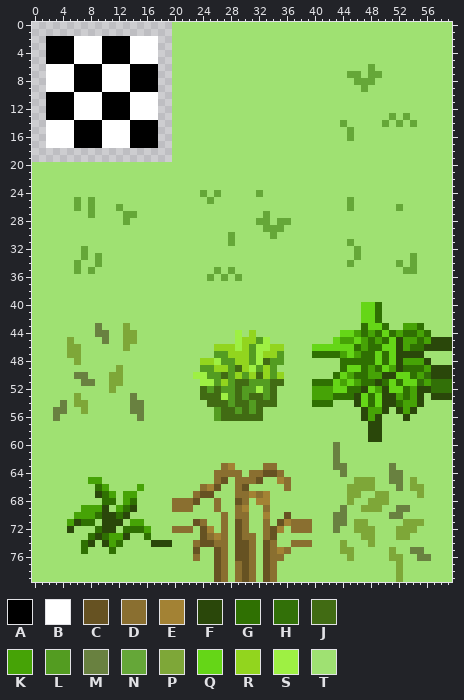
Sprite sheet: Underborn/tilesets/tile_set/output_tileset.png. This is how it looked before the edit.
The file is 60x80 pixels.
Palette (. is transparent): A #000000  B #ffffff  C #665222  D #8a6f30  E #a38234  F #2a470a  G #2f7002  H #327008  J #416b13  K #46a306  L #539c21  M #698140  N #65a738  P #7ea738  Q #65d617  R #92d51e  S #9ef043  T #9fe172
Pixels before, first column x 0:
 0 ....................TTTTTTTTTTTTTTTTTTTTTTTTTTTTTTTTTTTTTTTT
 1 ....................TTTTTTTTTTTTTTTTTTTTTTTTTTTTTTTTTTTTTTTT
 2 ..AAAABBBBAAAABBBB..TTTTTTTTTTTTTTTTTTTTTTTTTTTTTTTTTTTTTTTT
 3 ..AAAABBBBAAAABBBB..TTTTTTTTTTTTTTTTTTTTTTTTTTTTTTTTTTTTTTTT
 4 ..AAAABBBBAAAABBBB..TTTTTTTTTTTTTTTTTTTTTTTTTTTTTTTTTTTTTTTT
 5 ..AAAABBBBAAAABBBB..TTTTTTTTTTTTTTTTTTTTTTTTTTTTTTTTTTTTTTTT
 6 ..BBBBAAAABBBBAAAA..TTTTTTTTTTTTTTTTTTTTTTTTTTTTNTTTTTTTTTTT
 7 ..BBBBAAAABBBBAAAA..TTTTTTTTTTTTTTTTTTTTTTTTTNNTNNTTTTTTTTTT
 8 ..BBBBAAAABBBBAAAA..TTTTTTTTTTTTTTTTTTTTTTTTTTNNNTTTTTTTTTTT
 9 ..BBBBAAAABBBBAAAA..TTTTTTTTTTTTTTTTTTTTTTTTTTTNTTTTTTTTTTTT
10 ..AAAABBBBAAAABBBB..TTTTTTTTTTTTTTTTTTTTTTTTTTTTTTTTTTTTTTTT
11 ..AAAABBBBAAAABBBB..TTTTTTTTTTTTTTTTTTTTTTTTTTTTTTTTTTTTTTTT
12 ..AAAABBBBAAAABBBB..TTTTTTTTTTTTTTTTTTTTTTTTTTTTTTTTTTTTTTTT
13 ..AAAABBBBAAAABBBB..TTTTTTTTTTTTTTTTTTTTTTTTTTTTTTTNTNTTTTTT
14 ..BBBBAAAABBBBAAAA..TTTTTTTTTTTTTTTTTTTTTTTTNTTTTTNTNTNTTTTT
15 ..BBBBAAAABBBBAAAA..TTTTTTTTTTTTTTTTTTTTTTTTTNTTTTTTTTTTTTTT
16 ..BBBBAAAABBBBAAAA..TTTTTTTTTTTTTTTTTTTTTTTTTNTTTTTTTTTTTTTT
17 ..BBBBAAAABBBBAAAA..TTTTTTTTTTTTTTTTTTTTTTTTTTTTTTTTTTTTTTTT
18 ....................TTTTTTTTTTTTTTTTTTTTTTTTTTTTTTTTTTTTTTTT
19 ....................TTTTTTTTTTTTTTTTTTTTTTTTTTTTTTTTTTTTTTTT
20 TTTTTTTTTTTTTTTTTTTTTTTTTTTTTTTTTTTTTTTTTTTTTTTTTTTTTTTTTTTT
21 TTTTTTTTTTTTTTTTTTTTTTTTTTTTTTTTTTTTTTTTTTTTTTTTTTTTTTTTTTTT
22 TTTTTTTTTTTTTTTTTTTTTTTTTTTTTTTTTTTTTTTTTTTTTTTTTTTTTTTTTTTT
23 TTTTTTTTTTTTTTTTTTTTTTTTTTTTTTTTTTTTTTTTTTTTTTTTTTTTTTTTTTTT
24 TTTTTTTTTTTTTTTTTTTTTTTTNTNTTTTTNTTTTTTTTTTTTTTTTTTTTTTTTTTT
25 TTTTTTNTNTTTTTTTTTTTTTTTTNTTTTTTTTTTTTTTTTTTTNTTTTTTTTTTTTTT
26 TTTTTTNTNTTTNTTTTTTTTTTTTTTTTTTTTTTTTTTTTTTTTNTTTTTTNTTTTTTT
27 TTTTTTTTNTTTTNNTTTTTTTTTTTTTTTTTTNTTTTTTTTTTTTTTTTTTTTTTTTTT
28 TTTTTTTTTTTTTNTTTTTTTTTTTTTTTTTTNNTNNTTTTTTTTTTTTTTTTTTTTTTT
29 TTTTTTTTTTTTTTTTTTTTTTTTTTTTTTTTTNNNTTTTTTTTTTTTTTTTTTTTTTTT
30 TTTTTTTTTTTTTTTTTTTTTTTTTTTTNTTTTTNTTTTTTTTTTTTTTTTTTTTTTTTT
31 TTTTTTTTTTTTTTTTTTTTTTTTTTTTNTTTTTTTTTTTTTTTTNTTTTTTTTTTTTTT
32 TTTTTTTNTTTTTTTTTTTTTTTTTTTTTTTTTTTTTTTTTTTTTTNTTTTTTTTTTTTT
33 TTTTTTTNTNTTTTTTTTTTTTTTTTTTTTTTTTTTTTTTTTTTTTNTTTTTTTNTTTTT
34 TTTTTTNTTNTTTTTTTTTTTTTTTTTTTTTTTTTTTTTTTTTTTNTTTTTTNTNTTTTT
35 TTTTTTNTNTTTTTTTTTTTTTTTTTNTNTTTTTTTTTTTTTTTTTTTTTTTTNNTTTTT
36 TTTTTTTTTTTTTTTTTTTTTTTTTNTNTNTTTTTTTTTTTTTTTTTTTTTTTTTTTTTT
37 TTTTTTTTTTTTTTTTTTTTTTTTTTTTTTTTTTTTTTTTTTTTTTTTTTTTTTTTTTTT
38 TTTTTTTTTTTTTTTTTTTTTTTTTTTTTTTTTTTTTTTTTTTTTTTTTTTTTTTTTTTT
39 TTTTTTTTTTTTTTTTTTTTTTTTTTTTTTTTTTTTTTTTTTTTTTTTTTTTTTTTTTTT
40 TTTTTTTTTTTTTTTTTTTTTTTTTTTTTTTTTTTTTTTTTTTTTTTQQGTTTTTTTTTT
41 TTTTTTTTTTTTTTTTTTTTTTTTTTTTTTTTTTTTTTTTTTTTTTTQQGTTTTTTTTTT
42 TTTTTTTTTTTTTTTTTTTTTTTTTTTTTTTTTTTTTTTTTTTTTTTQQGTTTTTTTTTT
43 TTTTTTTTTMTTTPTTTTTTTTTTTTTTTTTTTTTTTTTTTTTTTTTGQQGTTKKGTTTT
44 TTTTTTTTTMMTTPPTTTTTTTTTTTTTTSTRTTTTTTTTTTTTQQKGKGQGKGGKGTTT
45 TTTTTPTTTTMTTPPTTTTTTTTTTTTTTSRRLSTTTTTTTTTQKKQKGKGQFKKGKFFF
46 TTTTTPPTTTTTTPTTTTTTTTTTTTRRRSRLSSRRTTTTQQQQQQGKGGQQFKGGFFFF
47 TTTTTPPTTTTTTTTTTTTTTTTTTTLLRRRLSRRLTTTTGGGGKQKGGQGQFFFFTTTT
48 TTTTTTPTTTTTTTTTTTTTTTTTRRSLLRRLSJLLTTTTTTTTGGGGGQGQFKKKFTTT
49 TTTTTTTTTTTTPTTTTTTTTTTTLLRRLJRSLRLTTTTTTTTTGQQGKGQKFGGGKFFF
50 TTTTTTMMTTTPPTTTTTTTTTTSSLLJLRLRJRLRTTTTTTTGQKGGKKFFQQGKHFFF
51 TTTTTTTMMTTPPTTTTTTTTTTTSSLRLJJLLLJJTTTTGGGQKQKGGFGQGQQHKHHH
52 TTTTTTTTTTTPTTTTTTTTTTTTJLJLLJLLSLJTTTTTKKKQQGGFQKFQQGKFFHHH
53 TTTTTTPTTTTTTTMTTTTTTTTTJJJSLJLJJLJTTTTTKKKGGGFQGQFFKGKFTFFF
54 TTTTMTPPTTTTTTMMTTTTTTTTTJJJLJJLJJJTTTTTGGGTTTFQGQFFGKKFTTTT
55 TTTMMTTPTTTTTTMMTTTTTTTTTTLJJLJLJTTTTTTTTTTTTTTFKKFTFKFTTTTT
56 TTTMTTTTTTTTTTTMTTTTTTTTTTLJJJJJJTTTTTTTTTTTTTTFKFTTTFTTTTTT
57 TTTTTTTTTTTTTTTTTTTTTTTTTTTTTTTTTTTTTTTTTTTTTTTTFFTTTTTTTTTT
58 TTTTTTTTTTTTTTTTTTTTTTTTTTTTTTTTTTTTTTTTTTTTTTTTFFTTTTTTTTTT
59 TTTTTTTTTTTTTTTTTTTTTTTTTTTTTTTTTTTTTTTTTTTTTTTTFFTTTTTTTTTT
60 TTTTTTTTTTTTTTTTTTTTTTTTTTTTTTTTTTTTTTTTTTTMTTTTTTTTTTTTTTTT
61 TTTTTTTTTTTTTTTTTTTTTTTTTTTTTTTTTTTTTTTTTTTMTTTTTTTTTTTTTTTT
62 TTTTTTTTTTTTTTTTTTTTTTTTTTTTTTTTTTTTTTTTTTTMTTTTTTTTTTTTTTTT
63 TTTTTTTTTTTTTTTTTTTTTTTTTTTDETTTTDDTTTTTTTTMMTTTTTTMTTTTTTTT
64 TTTTTTTTTTTTTTTTTTTTTTTTTTDDDDTDDCCDTTTTTTTTMTTTTTTMMTTTTTTT
65 TTTTTTTTKKTTTTTTTTTTTTTTTTDCTDDDCTTEDTTTTTTTTTPPPTTMMTPTTTTT
66 TTTTTTTTTGKTTTTKTTTTTTTTDECTTDCTTTTTDTTTTTTTTPPPPTTTMTPPTTTT
67 TTTTTTTTTFGKTKKTTTTTTTTDCCTTTDDEDETTTTTTTTTTTPPTTPPTTTTPTTTT
68 TTTTTTTTTTGGTKGTTTTTDDDCTTDTTCDTEETTTTTTTTTTTPTTPPPTTTTTTTTT
69 TTTTTTTKKKFTKGFTTTTTDDDTTTDTTDETTDTTTTTTTTTTMTTPPPTTMMTTTTTT
70 TTTTTTKKKGFFGFTTTTTTTTTTTTTDTDDTTETTCTTTTTTMMTTTTTTMMTTTTTTT
71 TTTTTKFGGTFFFTKKTTTTTTTCDTTDTCDTTDTCEDDDTTTMMTPPTTTTTPPPTTTT
72 TTTTTFTTTGFFTGGGKTTTDDDTCETDTCDTTDCETDDDTTTMTTPPPTTTPPPTTTTT
73 TTTTTTTTGFGKKFTTGTTTTTTTCDEDTCDDTDCTTTTTTTTTTTTPPTTTPPTTTTTT
74 TTTTTTTGFTFKGTTTTFFFTTTDCCDDTCCDTCDTTDDDTTTTPTTTPTTTTTTTTTTT
75 TTTTTTTGTTTGTTTTTTTTTTTCTTCDTCCDTCDEDTTTTTTTPPTTTTTPTTMMTTTT
76 TTTTTTTTTTTTTTTTTTTTTTTDTTCDTCCDTCDDTTTTTTTTTPTTTTTPPTTMMTTT
77 TTTTTTTTTTTTTTTTTTTTTTTTTTCDTDCDTCDTTTTTTTTTTTTTTTTTPTTTTTTT
78 TTTTTTTTTTTTTTTTTTTTTTTTTTCDTDCDTCDTTTTTTTTTTTTTTTTTPTTTTTTT
79 TTTTTTTTTTTTTTTTTTTTTTTTTTCDTDCDTCDTTTTTTTTTTTTTTTTTPTTTTTTT
The same view after the edit:
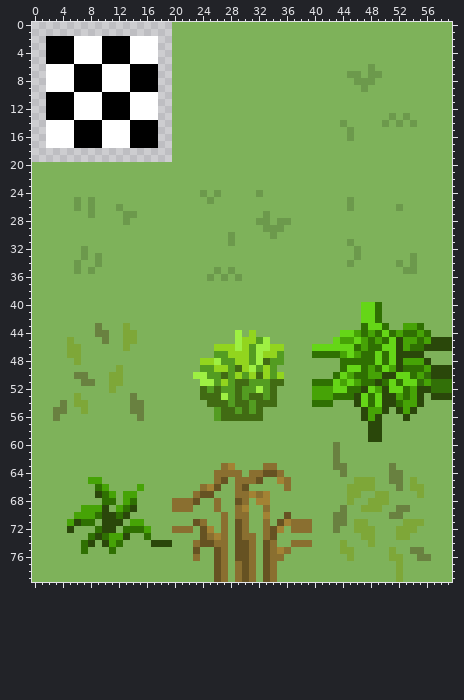
The exact change:
Colour N changes from #65a738 to #6c994c.
Colour T changes from #9fe172 to #7eb25a.
